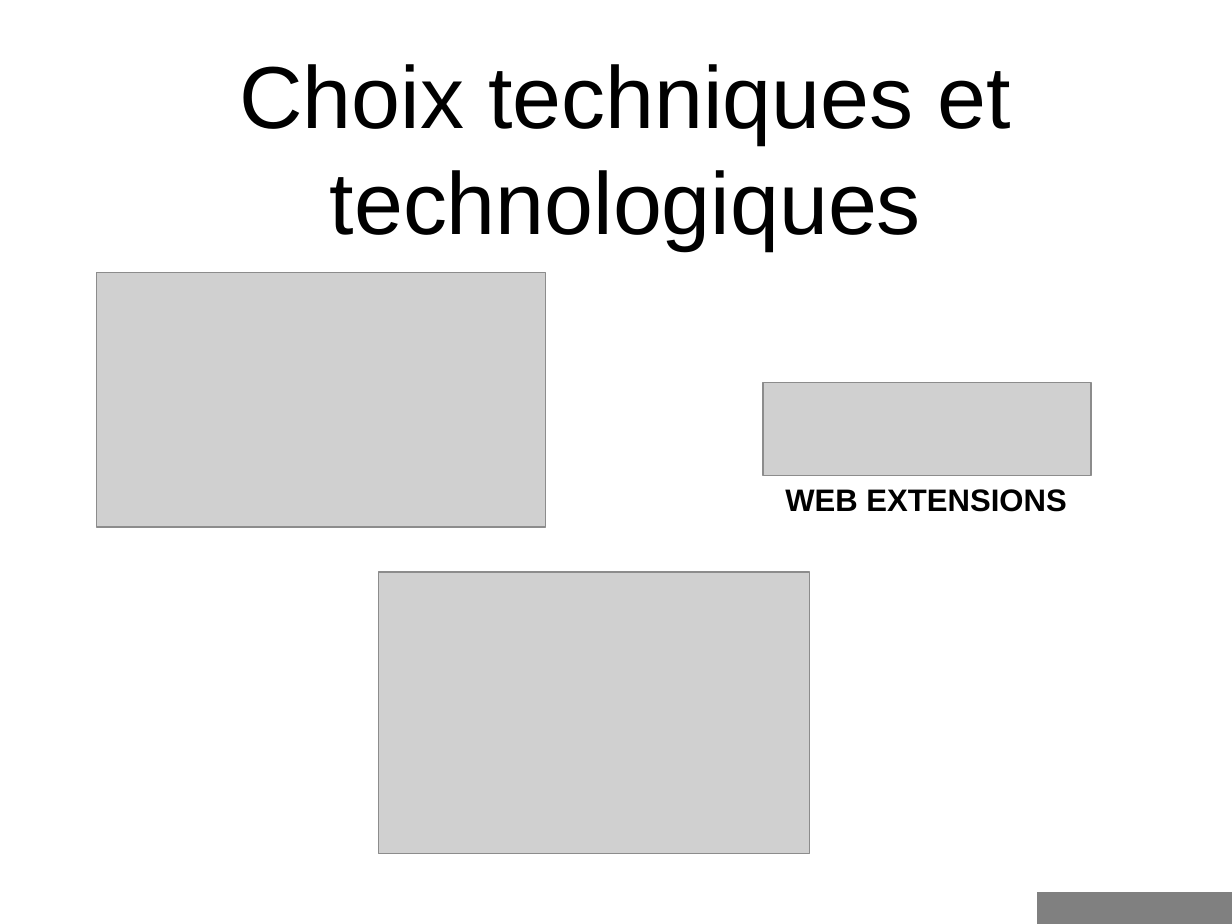
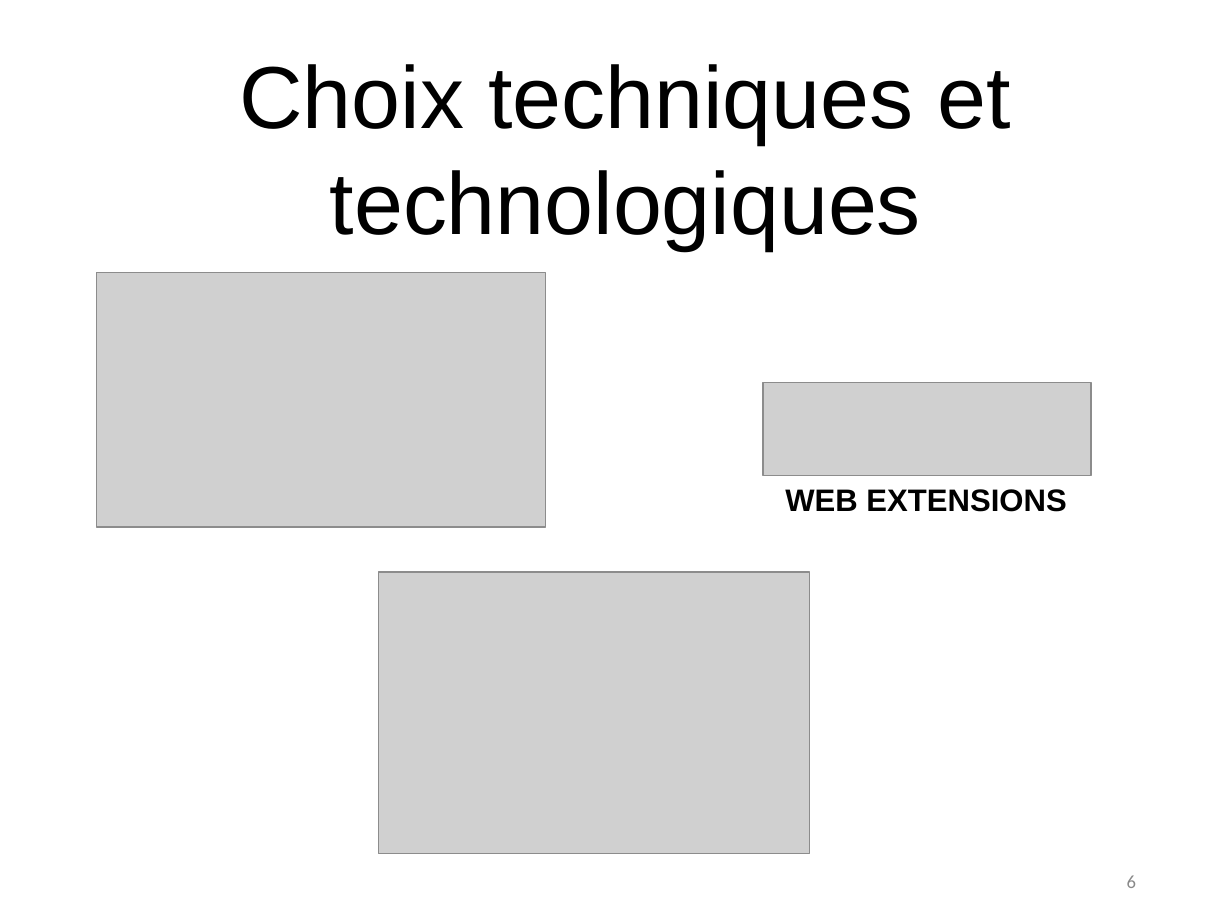
Before and after one commit to YohannBethoule/AnnuaireCollaboratif, a slide deck: slide 6 of doc/diapo_finale.odp. Drawn at 1232x924 pixels with LibreOffice and Linux fonts; fonts in the diff are those of the drawing; grey boxes stand for pictures. Boxes give left, top, right and bottom in pixels: in the first picture for what was removed or moved away, otherwise in the second. Text is boxed around its words. In the diff, an @@ line names an element or a change of style, - is before the commit and + after.

```diff
--- a/doc/diapo_finale.odp
+++ b/doc/diapo_finale.odp
@@ freeform shape removed at [1039,893,1232,924] @@
@@ page number added at [1127,875,1136,888], 12 pt, text #898989 @@
+6
```
Also in this commit, not shown: 30 other slides changed, 1 slide added.
